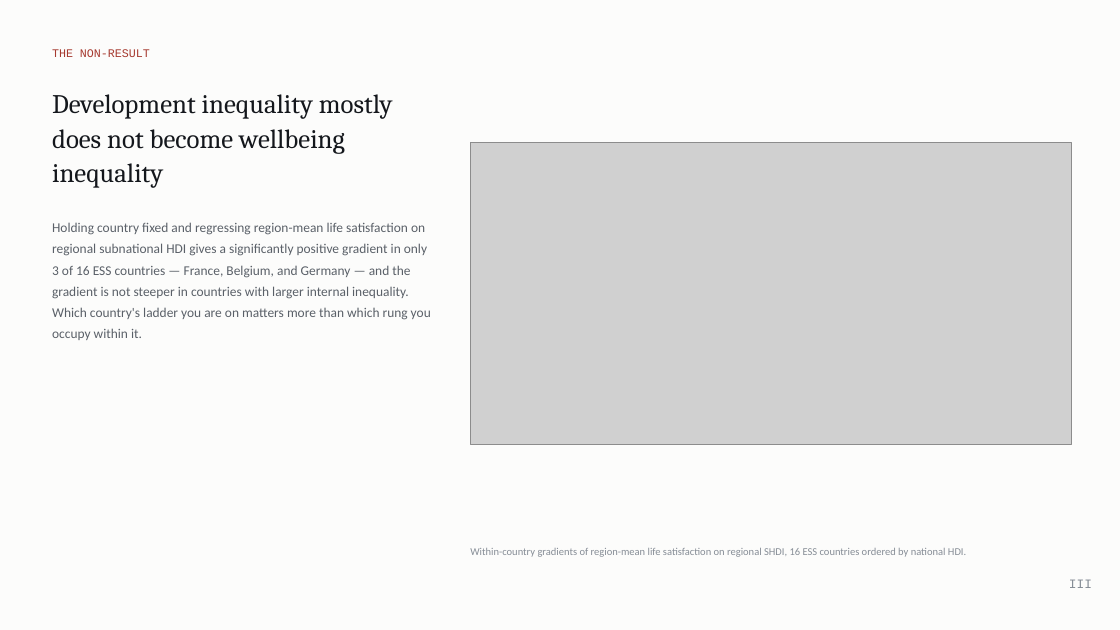
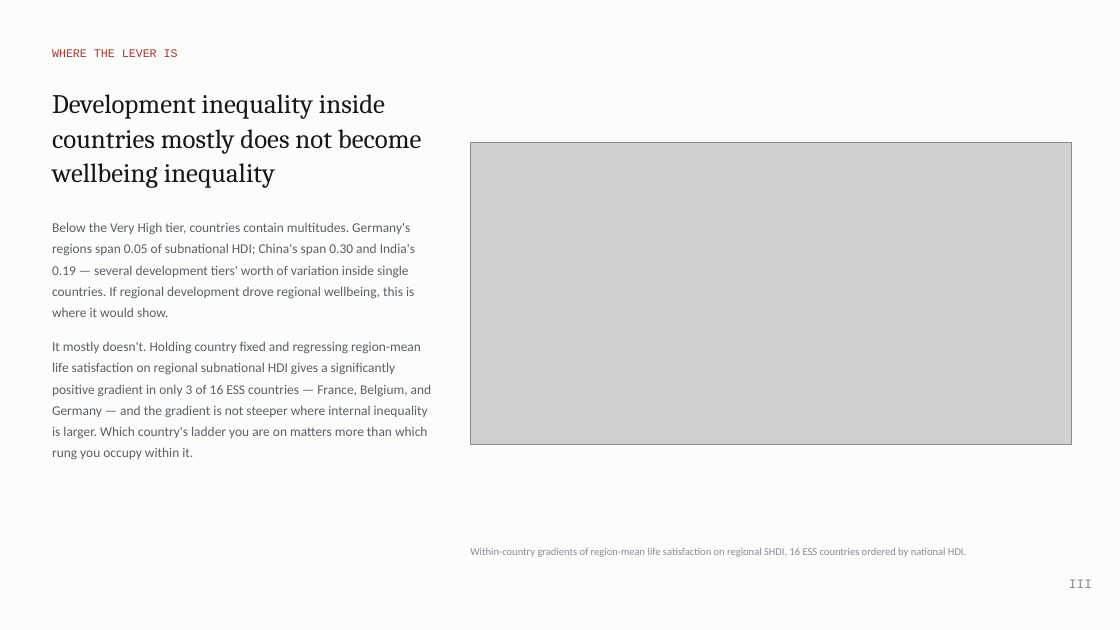
Before and after one commit to cwejnert/HDI-Happiness, a slide deck: slide 19 of deck/The_Education_Exception.pptx (slide 20 before the commit). Drawn at 1120x630 pixels with LibreOffice and Linux fonts; fonts in the diff are those of the drawing; grey boxes stand for pictures. Boxes give left, top, right and bottom in pixels: in the first picture for what was removed or moved away, otherwise in the second. Text is boxed around its words. In the diff, an @@ line names an element or a change of style, - is before the commit and + after.

```diff
--- a/deck/The_Education_Exception.pptx
+++ b/deck/The_Education_Exception.pptx
@@ text at (52,49,178,57): text changed @@
-THE NON-RESULT
+WHERE THE LEVER IS
@@ text at (52,94,422,188): text changed @@
-Development inequality mostly does not become wellbeing inequality
+Development inequality inside countries mostly does not become wellbeing inequality
@@ text at (52,222,432,460): text changed @@
-Holding country fixed and regressing region-mean life satisfaction on regional subnational HDI gives a significantly positive gradient in only 3 of 16 ESS countries — France, Belgium, and Germany — and the gradient is not steeper in countries with larger internal inequality. Which country's ladder you are on matters more than which rung you occupy within it.
+Below the Very High tier, countries contain multitudes. Germany's regions span 0.05 of subnational HDI; China's span 0.30 and India's 0.19 — several development tiers' worth of variation inside single countries. If regional development drove regional wellbeing, this is where it would show.
+It mostly doesn't. Holding country fixed and regressing region-mean life satisfaction on regional subnational HDI gives a significantly positive gradient in only 3 of 16 ESS countries — France, Belgium, and Germany — and the gradient is not steeper where internal inequality is larger. Which country's ladder you are on matters more than which rung you occupy within it.
```
Also in this commit, not shown: 13 other slides changed, 3 slides removed, 4 other files.
